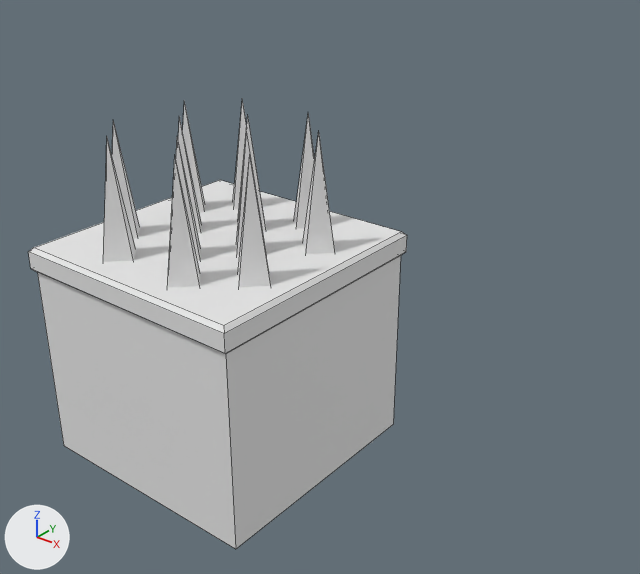
An edit to the FBX model PigeonTheGame/Assets/3D_Models/Spikes/SpikesTwo.fbx, drawn before and after from the same camera.
Rendered twice from a 50 mm lens placed at (13.24, -13.01, 13.04), pointed at (-0.65, 4.35, 2.27). Lighting does not change. The marker at lower left points along +X, +Y and +Z. Mesh edges are drawn as thin lines.

Objects in the first picture: 'SpikeTwo'.
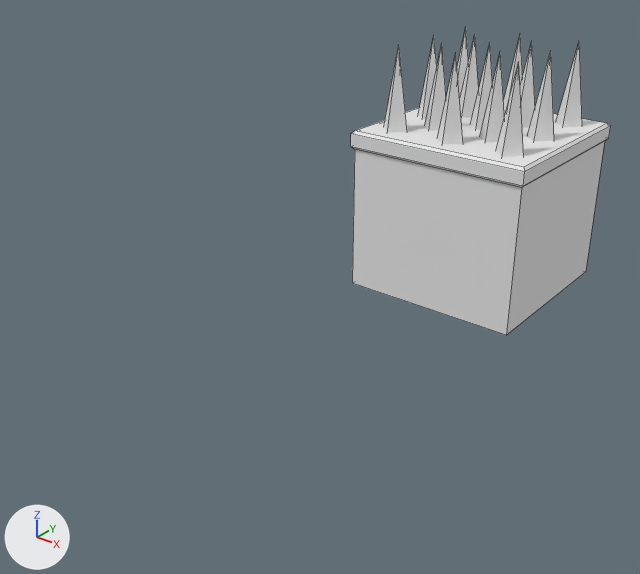
Location of each change, (x1, y1, x2, y2) in pixels of the pictures (640 x 574 px; the box of a moved part takes in the faces that stretch with it):
'SpikeTwo', reshaped, moved (31% narrower, 32% shorter): before (28, 100, 407, 549); after (351, 28, 611, 335)
part 1 of me_cube_001, moved or reshaped: before (112, 121, 140, 238); after (384, 44, 407, 133)
part 2 of me_cube_001, moved or reshaped: before (176, 138, 201, 260); after (438, 54, 463, 144)
part 3 of me_cube_001, moved or reshaped: before (238, 155, 271, 287); after (496, 61, 524, 157)
part 4 of me_cube_001, moved or reshaped: before (103, 100, 335, 288); after (418, 28, 582, 142)

The change, as a diff of the scene's bpy script:
```diff
--- a/PigeonTheGame/Assets/3D_Models/Spikes/SpikesTwo.fbx.py
+++ b/PigeonTheGame/Assets/3D_Models/Spikes/SpikesTwo.fbx.py
@@ me_cube_001 @@
 # used by ob_spiketwo; location = (0.0, 0.0, 0.0)
-me_cube_001.from_pydata(...)  # 80 vertices, 66 faces; spans x -3.0..3.0, y -3.0..3.0, z 0.0..7.95
+me_cube_001.from_pydata(...)  # 85 vertices, 70 faces; spans x -3.0..3.0, y -3.0..3.0, z 0.0..7.95
+# me_cube_001 part 1: the loose piece of 5 vertices spanning x -2.5..-1.5, y -1.6..-0.6, z 5.01..7.95 is moved by (0.0, -0.9, 0.0)
+# me_cube_001 part 2: the loose piece of 5 vertices spanning x -0.5..0.5, y -1.6..-0.6, z 5.01..7.95 is moved by (0.0, -0.9, 0.0)
+# me_cube_001 part 3: the loose piece of 5 vertices spanning x 1.5..2.5, y -1.6..-0.6, z 5.01..7.95 is moved by (0.0, -0.9, 0.0)
+# me_cube_001 part 4
+# 31 vertices are removed from x -2.5..2.5, y -2.5..2.5, z 5.01..7.95
+# 36 faces are deleted
+# 3 vertices are added at (-1.5, 0.0, 5.01), (0.5, 0.0, 5.01), (2.5, 0.0, 5.01)
+# 7 new vertices lie (0.5, 0.5, 0.0) away from vertices in x -2.0..2.0, y -1.5..1.5, z 5.01
+# 10 new vertices lie (-0.5, 0.5, 0.0) away from vertices in x -2.0..2.5, y -1.5..2.0, z 5.01
+# 10 new vertices lie (0.0, -0.5, 2.94) away from vertices in x -2.0..2.0, y -0.5..2.5, z 5.01
+# 6 new vertices lie (-0.5, -0.5, 0.0) away from vertices in x -2.0..2.5, y 0.0..0.5, z 5.01
+# 40 new faces join them
 me_cube_001.materials.append(mat_material)
@@ ob_spiketwo @@
 ob_spiketwo = bpy.data.objects.new('SpikeTwo', me_cube_001)
-ob_spiketwo.location = (0.0, 0.0, 0.0)
+ob_spiketwo.location = (0.0, 11.84, 0.0)
```
